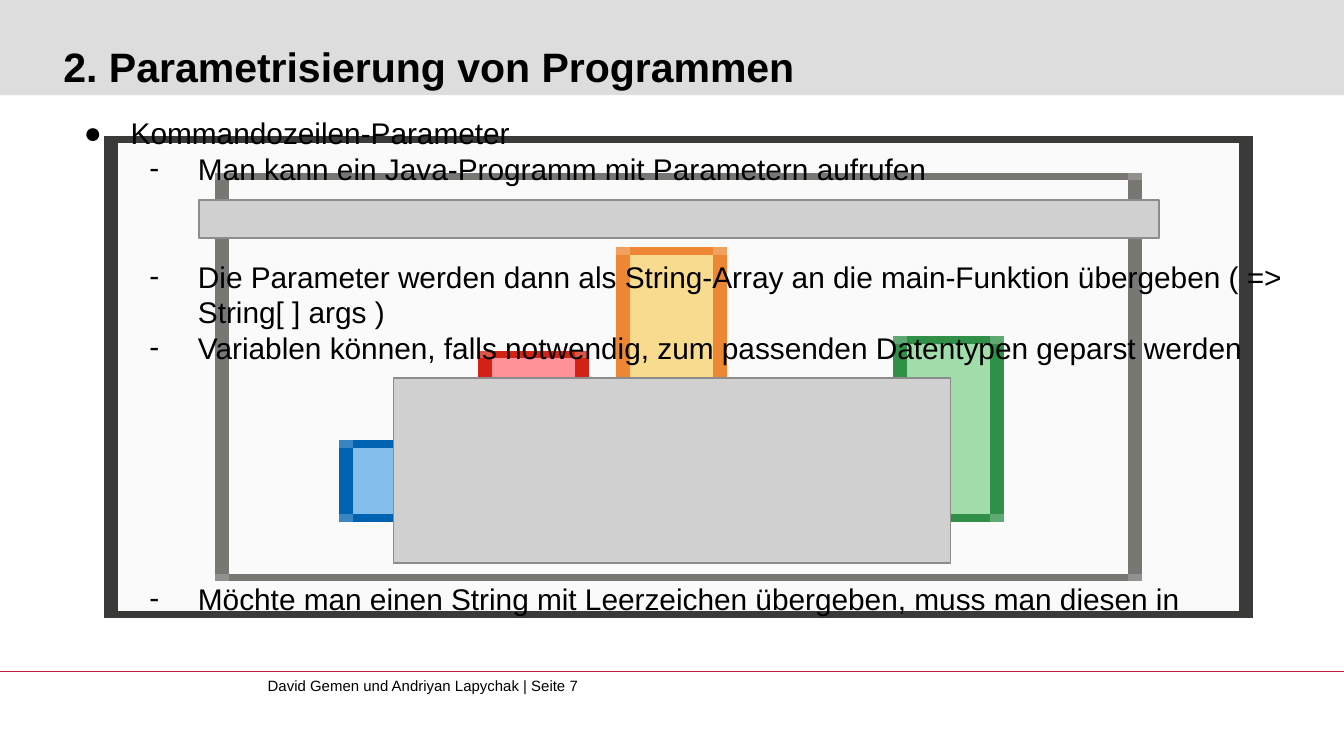
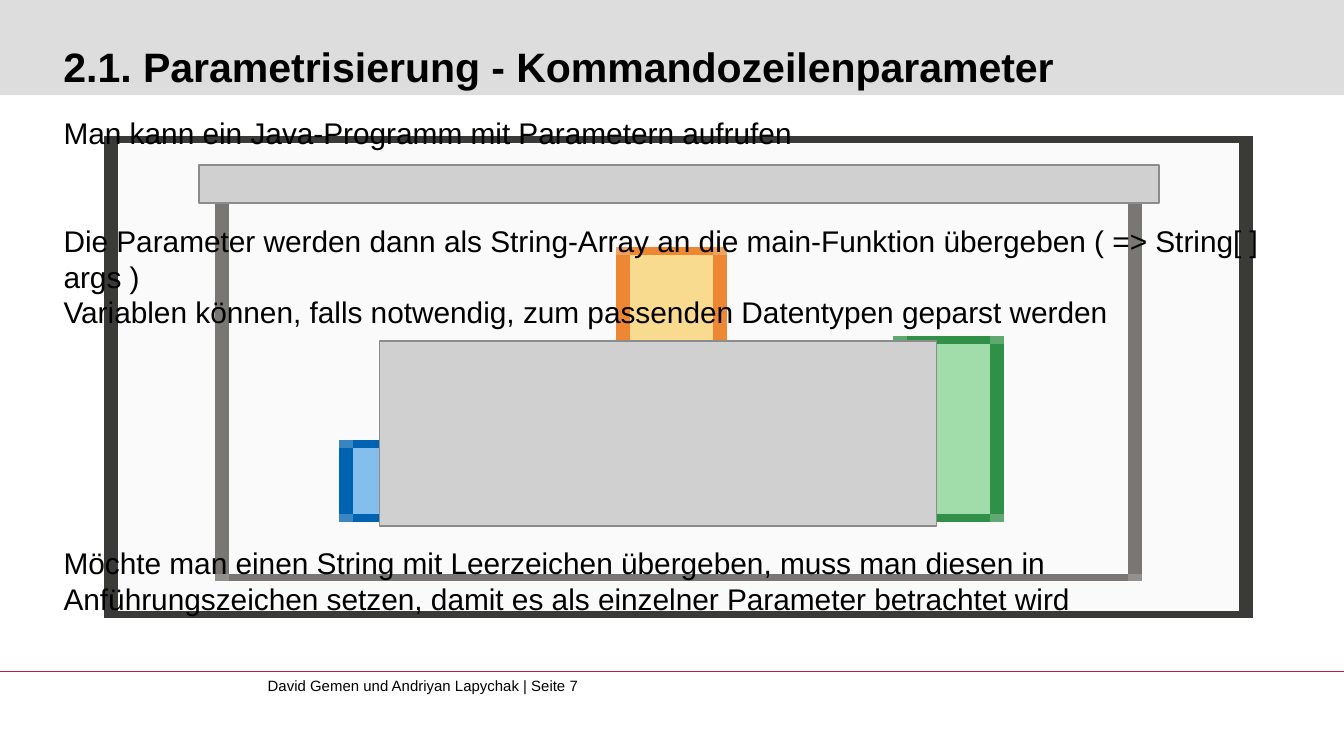
Before and after one commit to gemdav/Programmieren-1-Tutorium, a slide deck: slide 7 of slides/02_conditions_parameterization.pptx. Drawn at 1344x756 pixels with LibreOffice and Linux fonts; fonts in the diff are those of the drawing; grey boxes stand for pictures; background and template pictures are left out. Boxes give left, top, right and bottom in pixels: in the first picture for what was removed or moved away, otherwise in the second. Text is boxed around its words. In the diff, an @@ line names an element or a change of style, - is before the commit and + after.

```diff
--- a/slides/02_conditions_parameterization.pptx
+++ b/slides/02_conditions_parameterization.pptx
@@ title at [63, 52, 1053, 90]: text changed @@
-2. Parametrisierung von Programmen
+2.1. Parametrisierung - Kommandozeilenparameter
@@ text "Man kann ein Java-Programm mit ..." at [64, 122, 1241, 615]: bullet - to none; list level 2 to 1 in "Man kann ein Java-Programm mit ..."; list level 2 to 1 in "Die Parameter werden dann als ..."; list level 2 to 1 in "Variablen können, falls notwendig, zum ..."; list level 2 to 1 in "Möchte man einen String mit ..." @@
@@ text at [131, 122, 510, 145]: paragraph removed @@
-● Kommandozeilen-Parameter
@@ picture: place and size @@
-picture at [199, 200, 1159, 238]
+picture at [199, 165, 1159, 203]
@@ picture: place and size @@
-picture at [394, 378, 952, 563]
+picture at [379, 341, 937, 527]
```
Also in this commit, not shown: 6 other slides changed, 23 other files.
